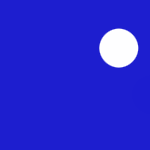
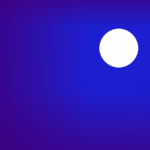
Revision of a layered 150 x 150 image; what changed, layer by layer:
painted on "Layer 2" over [0, 0, 150, 150]
